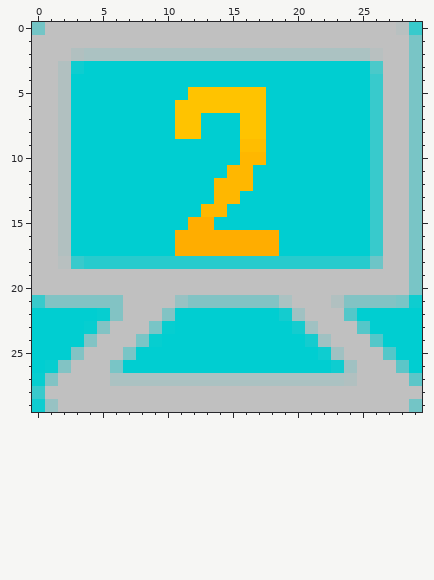
Pixel-art sprite: QTfrontend/res/botlevels/4.png. That is the earlier state.
The file is 30x30 pixels. Colours within 5 levels of each other are drawn and written as one.
The result:
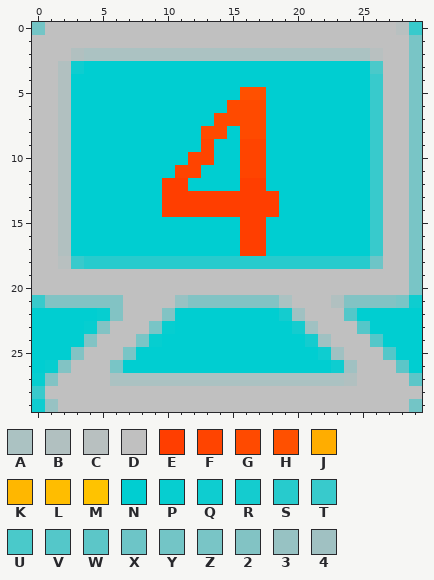
Palette (. is transparent): A #abc2c2  B #b1c0c0  C #b8c0c0  D #c0c0c0  E #ff3e00  F #ff4400  G #ff4a00  H #ff5000  J #ffad00  K #ffb700  L #ffbd00  M #ffc300  N #00ced1  P #06ced0  Q #0ecdd0  R #14cccf  S #27cbcd  T #38cacc  U #4ac9ca  V #54c7c9  W #5cc6c8  X #6dc5c7  Y #73c5c6  Z #79c5c6  2 #82c3c4  3 #97c2c3  4 #a0c1c2
The exact change:
The author changed colour J to colour E in rows 16 to 17 at x 16 to 17.
The author changed colour K to colour E in row 12 at x 16; in row 13 at x 14 to 15; in row 14 at x 13 to 14.
The author changed colour N to colour E in row 12 at x 10 to 11 and 17; in row 13 at x 10 to 13 and 16 to 18; in row 14 at x 10 to 12 and 15 to 18; in row 15 at x 16 to 17.
The author changed colour K to colour F in row 10 at x 16 to 17; in row 11 at x 16.
The author changed colour L to colour F in row 9 at x 16 to 17.
The author changed colour N to colour F in row 9 at x 13; in row 10 at x 12 to 13; in row 11 at x 11 to 12 and 17.
The author changed colour M to colour G in row 6 at x 15 to 17; in rows 7 to 8 at x 16 to 17.
The author changed colour N to colour G in row 7 at x 14 to 15; in row 8 at x 13 to 14.
The author changed colour M to colour H in row 5 at x 16 to 17.
The author changed colour J to colour N in row 15 at x 12 to 13; in rows 16 to 17 at x 11 to 15 and 18.
The author changed colour K to colour N in row 11 at x 15; in row 12 at x 14 to 15.
The author changed colour M to colour N in row 5 at x 12 to 15; in row 6 at x 11 to 14; in rows 7 to 8 at x 11 to 12.
Where, in picture pixels (left, top, right, bottom), the same in both pictures:
changed: (162, 87, 279, 256)
